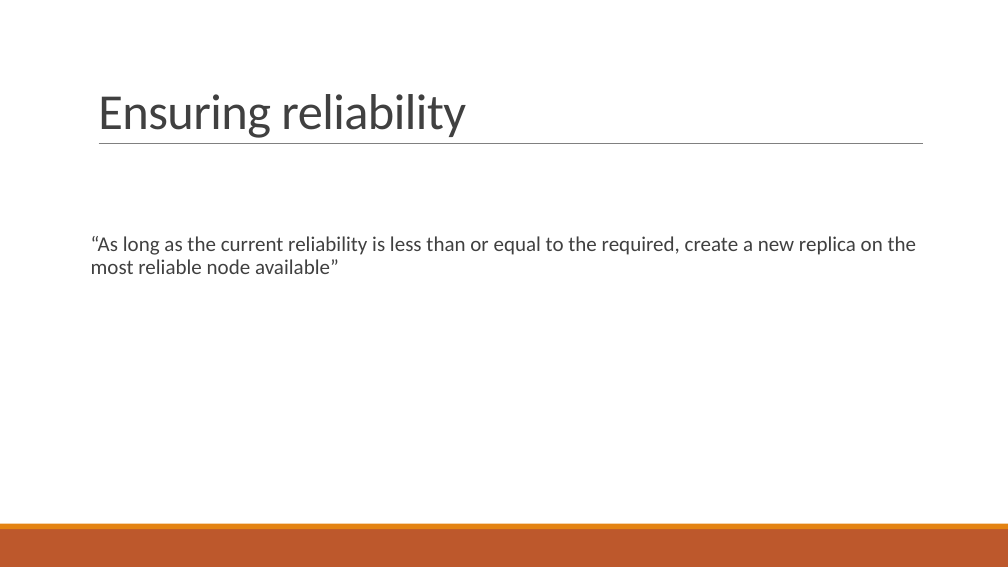
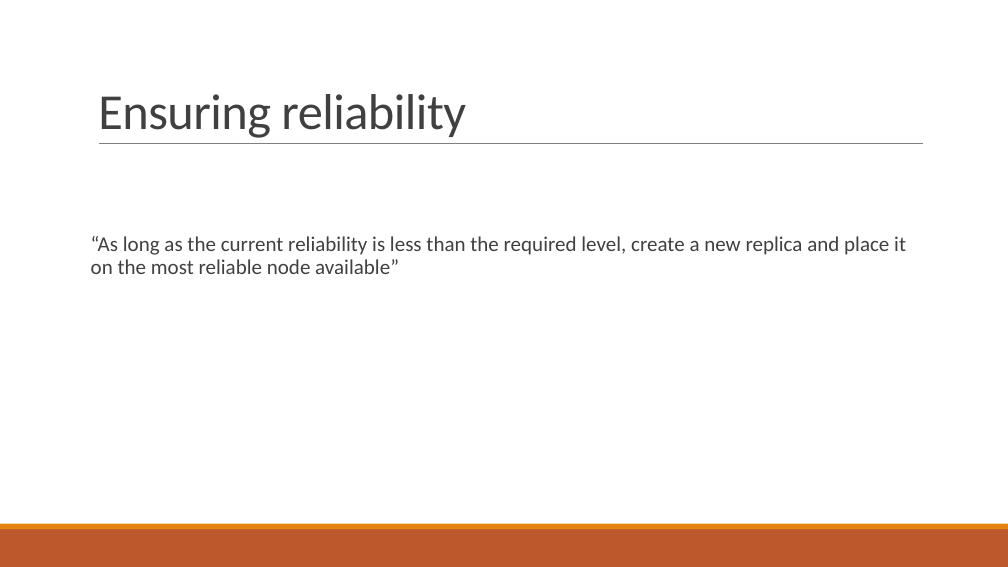
Before and after one commit to PStahl/master_thesis, a slide deck: slide 13 of presentation/presentation2.pptx. Drawn at 1008x567 pixels with LibreOffice and Linux fonts; fonts in the diff are those of the drawing. Boxes give left, top, right and bottom in pixels: in the first picture for what was removed or moved away, otherwise in the second. Text is boxed around its words. In the diff, an @@ line names an element or a change of style, - is before the commit and + after.

Commit message:
update presentation

```diff
--- a/presentation/presentation2.pptx
+++ b/presentation/presentation2.pptx
@@ text at bbox=[91, 236, 906, 274]: text changed @@
-“As long as the current reliability is less than or equal to the required, create a new replica on the most reliable node available”
+“As long as the current reliability is less than the required level, create a new replica and place it on the most reliable node available”
```
Also in this commit, not shown: 1 other slide changed.
